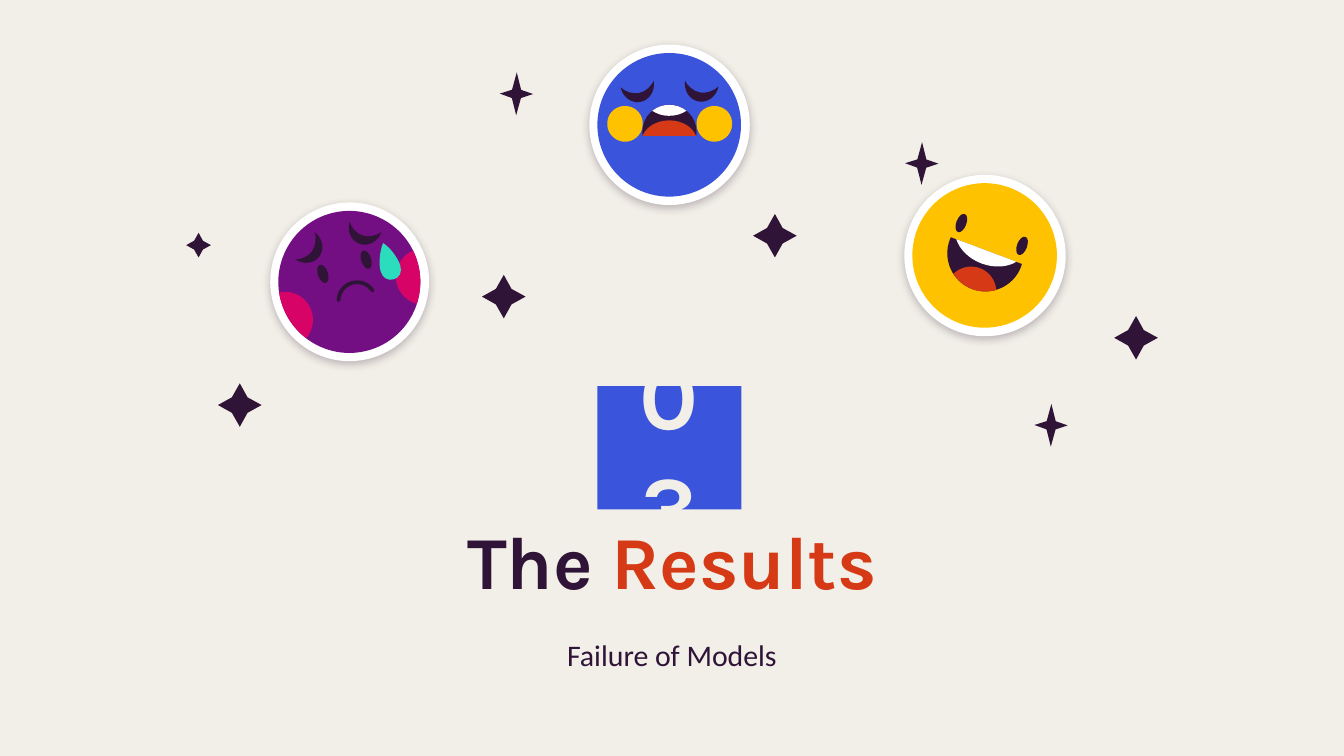
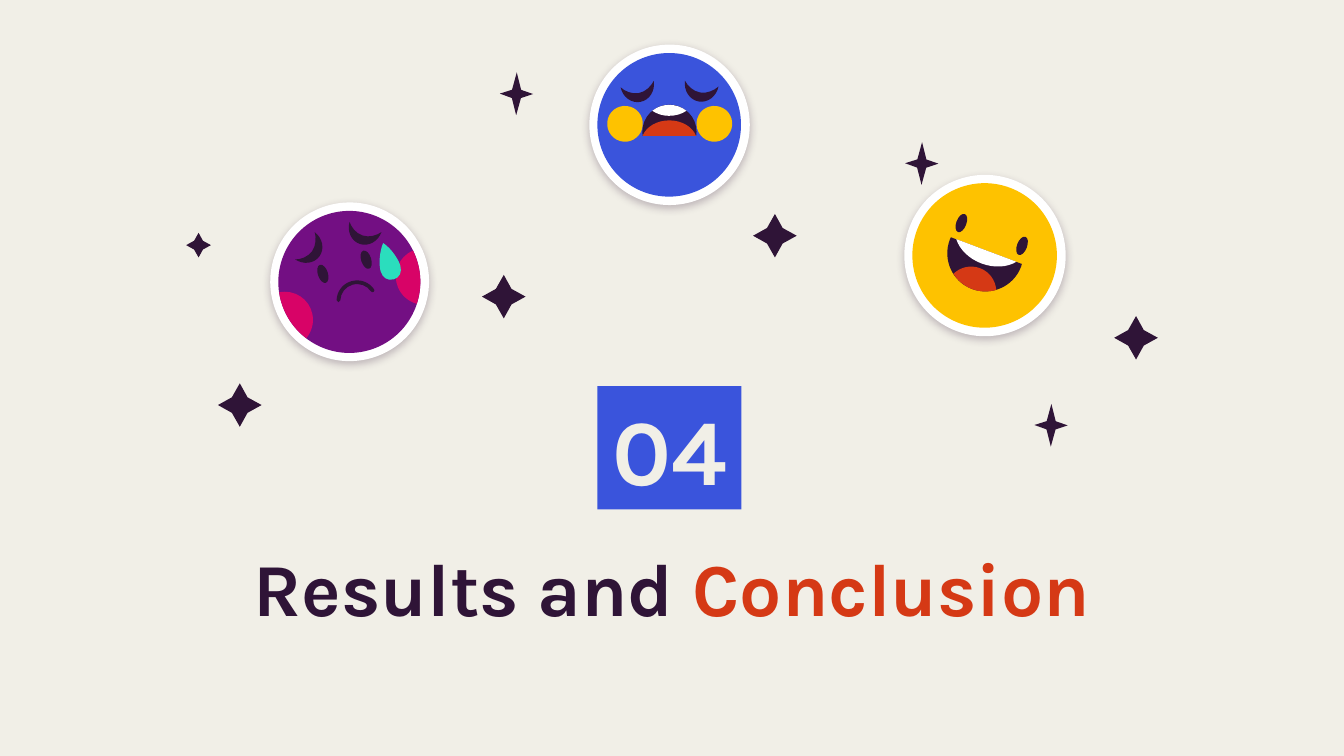
Before and after one commit to Dalia222/analyzing-speach-emotions, a slide deck: slide 12 of ppt.pptx (slide 10 before the commit). Drawn at 1344x756 pixels with LibreOffice and Linux fonts; fonts in the diff are those of the drawing; background and template pictures are left out. Boxes give left, top, right and bottom in pixels: in the first picture for what was removed or moved away, otherwise in the second. Text is boxed around its words. In the diff, an @@ line names an element or a change of style, - is before the commit and + after.

```diff
--- a/ppt.pptx
+++ b/ppt.pptx
@@ title at bbox=[612, 423, 727, 487]: text changed @@
-03
+04
@@ title removed at bbox=[467, 537, 877, 590] @@
-The Results
@@ text added at bbox=[254, 563, 1090, 617], 40 pt, text #2F1437, bold @@
+Results and Conclusion
@@ subtitle removed at bbox=[567, 645, 777, 667] @@
-Failure of Models
```
Also in this commit, not shown: 4 other slides changed, 8 slides added, 7 slides removed, 1 other file.
